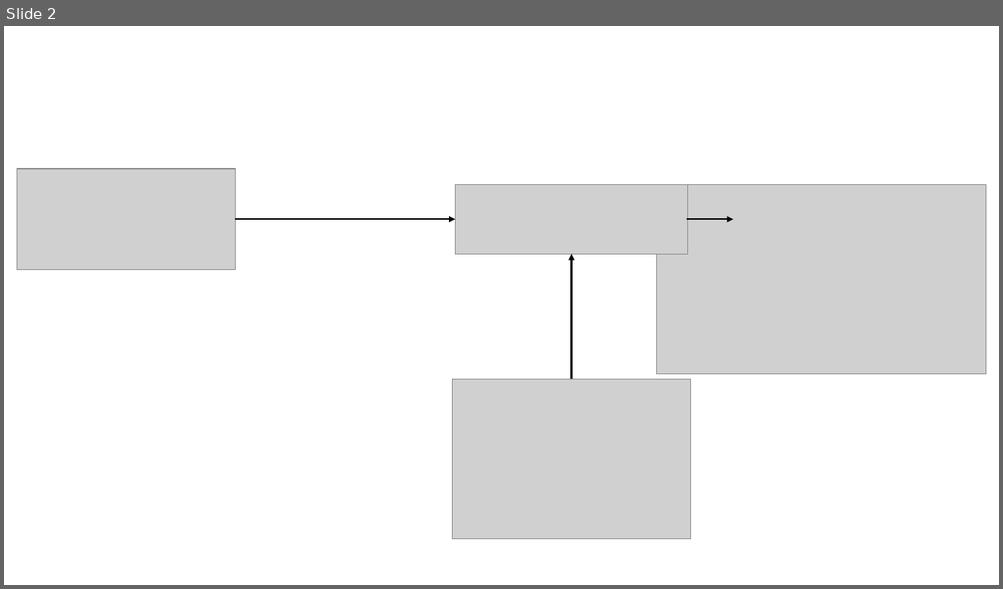
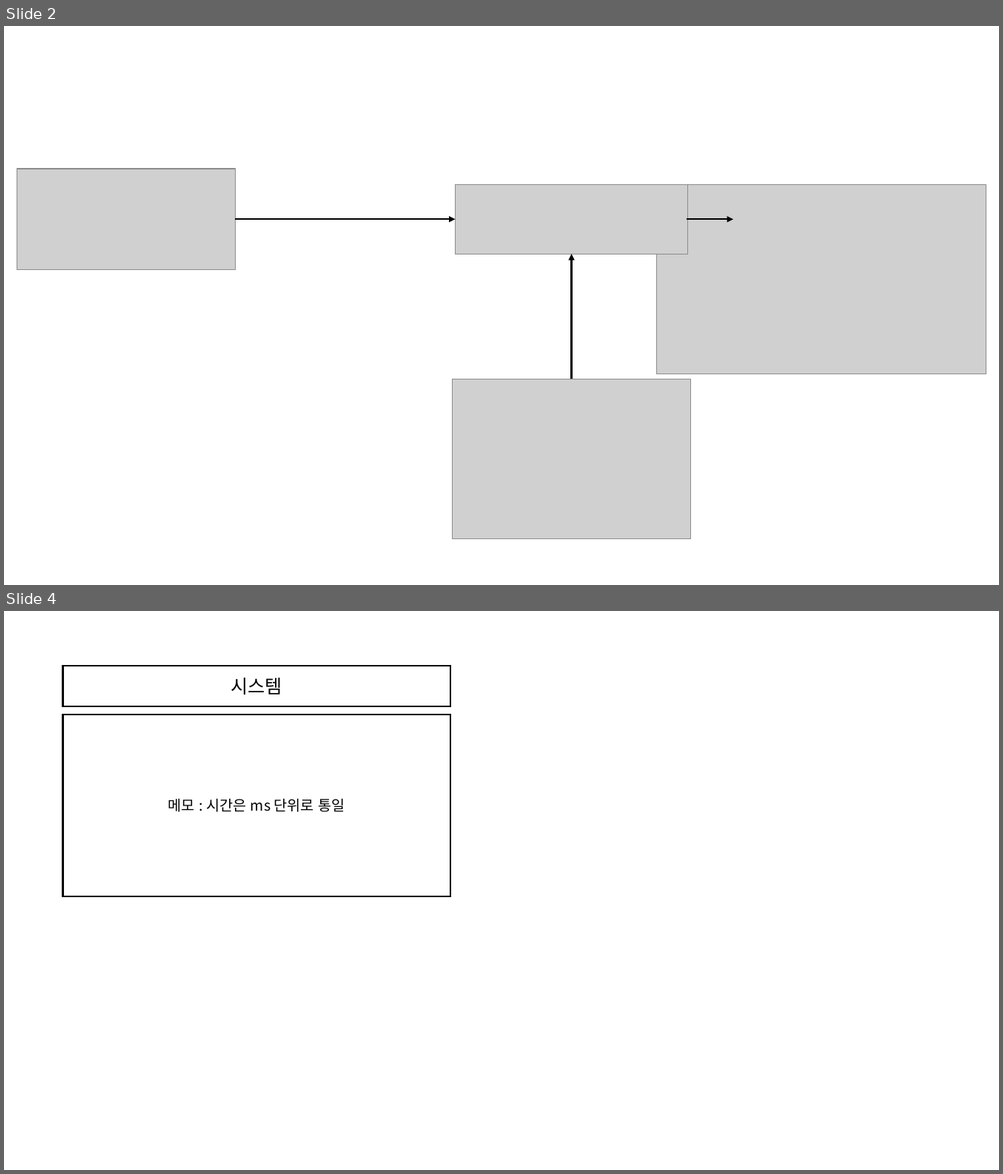
Before and after one commit to s53809/popn, a slide deck: Structure.pptx. Shown one above the other, each under a label of ours: slide 2 before the commit, slides 2 and 4 after it; the slides between them are not shown. The pictures are 1003x589 and 1003x1174 pixels, drawn with LibreOffice and Linux fonts; fonts in the diff are those of the drawing; grey boxes stand for pictures. Boxes give left, top, right and bottom in pixels: in the first picture for what was removed or moved away, otherwise in the second. Text is boxed around its words. In the diff, an @@ line names an element or a change of style, - is before the commit and + after.

```diff
--- a/Structure.pptx
+++ b/Structure.pptx
@@ slide 4 added at <box>4,611,999,1170</box>, background #FFFFFF @@
@@ rectangle added at <box>63,666,450,706</box>, fill #FFFFFF, outline #000000 1.5 pt, 18 pt, text #000000 @@
+시스템
@@ rectangle added at <box>63,714,450,896</box>, fill #FFFFFF, outline #000000 1.5 pt, 14 pt, text #000000 @@
+메모 : 시간은 ms 단위로 통일
```
Also in this commit, not shown: 1 other slide added, 17 other files.
